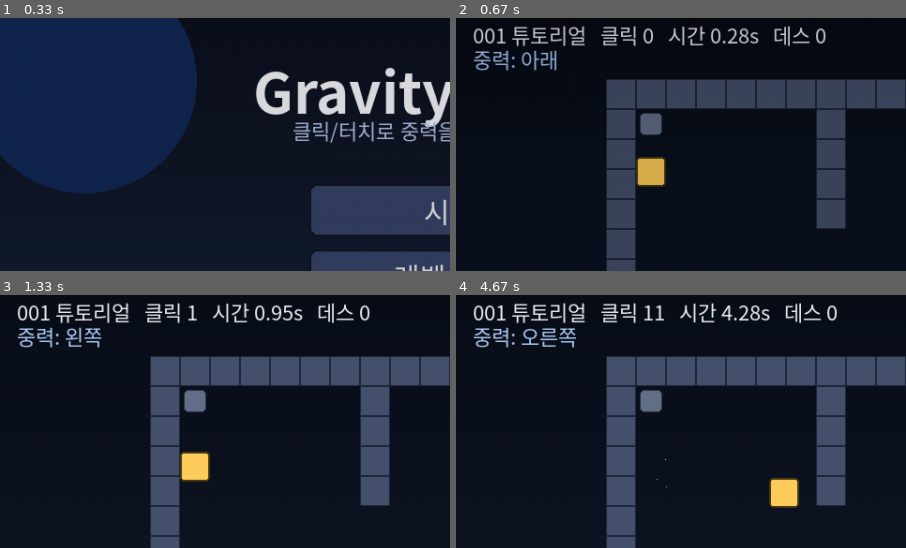
Above: before the commit, frames 1-4 (two rows, left to right).
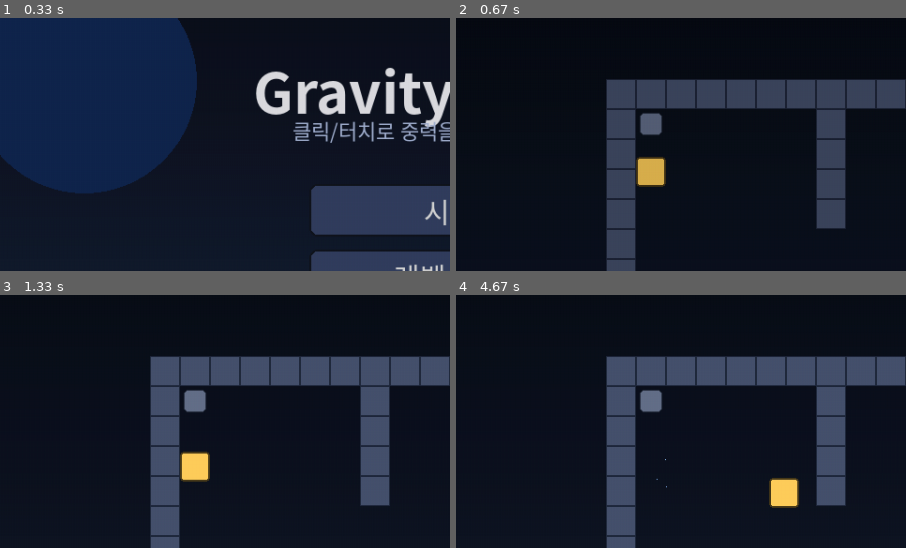
Above: after the commit, the same moments.

Repository: swk3087/pygame
Game: pygame game, started from main.py
The game is run twice, just before and just after one commit, with the same random seed, the same clock (stepped at 60 frames per second) and the same inputs.
Inputs (mouse positions are % of the whole screen's width and height, from its top left):
- Up to frame 1 (0.33 s): no input
- Up to frame 2 (0.67 s): click (50, 40) at 0.38 s
- Up to frame 3 (1.33 s): click (26, 51) at 0.72 s; tap Enter at 1 s
- Up to frame 4 (4.67 s): click (62, 59) at 1.38 s; click (26, 30) at 1.72 s; click (51, 60) at 2.05 s; click (88, 88) at 2.38 s; click (34, 17) at 2.72 s; click (85, 76) at 3.05 s; click (86, 42) at 3.38 s; click (18, 37) at 3.72 s; click (20, 16) at 4.05 s; click (26, 68) at 4.38 s
The pictures show only the part of the screen within x 0-50%, y 2-52%; the shares and areas given below are measured in that part.

Frame 1 is identical in both runs. In frame 2, 2.9% of the frame differs, in the area x 3-83%, y 3-21%; in frame 3, 2.9%; in frame 4, 3.1%, in the area x 3-85%, y 3-21%.

Commit message:
change rule

Diff:
--- a/core/utils.py
+++ b/core/utils.py
@@ -17,6 +17,10 @@
 
 def rotate_vec_ccw(vec: pygame.Vector2) -> pygame.Vector2:
     return pygame.Vector2(-vec.y, vec.x)
+
+
+def rotate_vec_cw(vec: pygame.Vector2) -> pygame.Vector2:
+    return pygame.Vector2(vec.y, -vec.x)
 
 
 def clamp_vec_magnitude(vec: pygame.Vector2, max_length: float) -> pygame.Vector2:
--- a/gameplay/player.py
+++ b/gameplay/player.py
@@ -3,7 +3,7 @@
 import pygame
 
 from core.config import GRAVITY_ACC, MAX_SPEED
-from core.utils import clamp_vec_magnitude, rotate_vec_ccw
+from core.utils import clamp_vec_magnitude, rotate_vec_ccw, rotate_vec_cw
 from gameplay.tilemap import TileMap
 
 
@@ -32,6 +32,9 @@
 
     def rotate_velocity_ccw(self) -> None:
         self.vel = rotate_vec_ccw(self.vel)
+
+    def rotate_velocity_cw(self) -> None:
+        self.vel = rotate_vec_cw(self.vel)
 
     def update(self, dt: float, gravity_vec: pygame.Vector2, tilemap: TileMap) -> None:
         self.vel += gravity_vec * GRAVITY_ACC * dt
--- a/scenes/game_scene.py
+++ b/scenes/game_scene.py
@@ -45,6 +45,7 @@
 
         self.paused = False
         self.pause_buttons = self._build_pause_buttons()
+        self.show_ui_text = False
 
         self.gravity_dir = 0
         self.rotate_cooldown = 0.0
@@ -107,15 +108,22 @@
                 else:
                     self.paused = not self.paused
                 return
+            if event.key in {pygame.K_0, pygame.K_KP0}:
+                self.show_ui_text = not self.show_ui_text
+                return
             if event.key == pygame.K_r and not self.load_error:
                 self.game.start_level(self.level_index)
                 return
 
         click_pos = None
-        if event.type == pygame.MOUSEBUTTONDOWN and event.button == 1:
+        rotate_delta = 0
+        if event.type == pygame.MOUSEBUTTONDOWN and event.button in {1, 3}:
             click_pos = self.game.window_to_base(event.pos)
+            rotate_delta = 1 if event.button == 1 else -1
         elif event.type == pygame.FINGERDOWN:
             click_pos = self.game.finger_to_base(event.x, event.y)
+            if click_pos is not None:
+                rotate_delta = 1 if click_pos[0] < BASE_W // 2 else -1
         if click_pos is None:
             return
 
@@ -128,7 +136,8 @@
             self._handle_pause_click(click_pos)
             return
 
-        self._try_rotate_gravity()
+        if rotate_delta != 0:
+            self._try_rotate_gravity(rotate_delta)
 
     def _handle_pause_click(self, click_pos: tuple[int, int]) -> None:
         for button in self.pause_buttons:
@@ -143,11 +152,15 @@
                     self.game.open_main_menu()
                 return
 
-    def _try_rotate_gravity(self) -> None:
+    def _try_rotate_gravity(self, rotate_delta: int) -> None:
         if self.rotate_cooldown > 0.0 or self.player is None:
             return
-        self.gravity_dir = (self.gravity_dir + 1) % 4
-        self.player.rotate_velocity_ccw()
+        if rotate_delta > 0:
+            self.gravity_dir = (self.gravity_dir + 1) % 4
+            self.player.rotate_velocity_ccw()
+        else:
+            self.gravity_dir = (self.gravity_dir - 1) % 4
+            self.player.rotate_velocity_cw()
         self.rotate_cooldown = ROTATE_COOLDOWN_SEC
         self.click_count += 1
         self.game.assets.play("rotate")
@@ -274,7 +287,8 @@
         self.tilemap.draw(surface, self.elapsed_sec, camera_offset)
         self.particles.draw(surface, camera_offset)
         self._draw_player(surface, camera_offset)
-        self._draw_hud(surface)
+        if self.show_ui_text:
+            self._draw_hud(surface)
 
         if self.teleport_flash_sec > 0:
             alpha = int(180 * (self.teleport_flash_sec / TELEPORT_FLASH_SEC))
Not shown, changed: README.md
